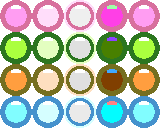
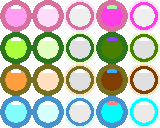
The second 160 × 128 image is a revision of the first. Changes to its layers:
painted on "Layer" over [128, 0, 160, 128]
